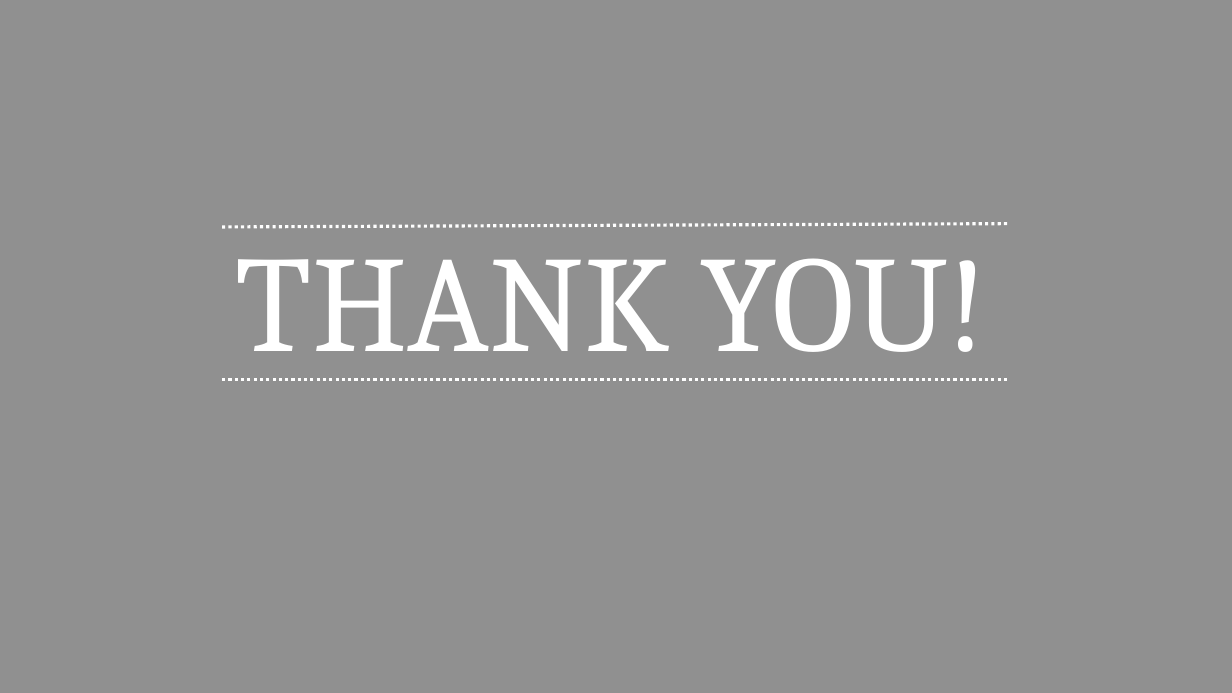
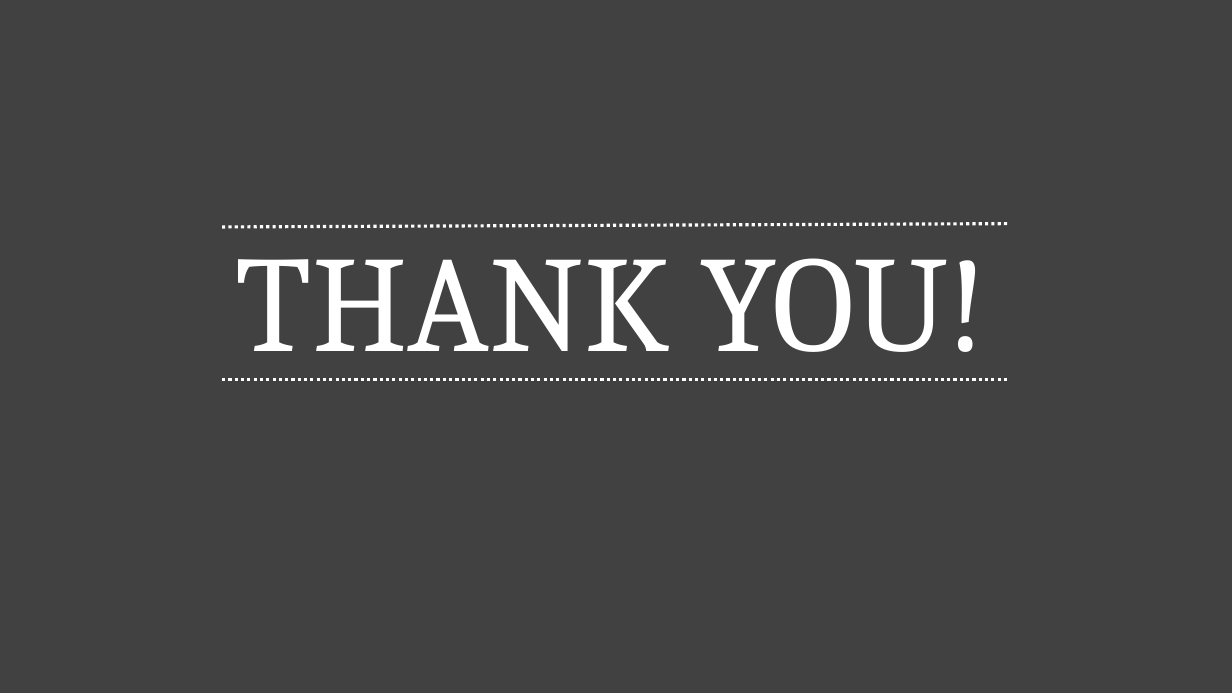
Before and after one commit to gkalidas/project_quiz_app, a slide deck: slide 18 of quizapp.pptx (slide 14 before the commit). Drawn at 1232x693 pixels with LibreOffice and Linux fonts; fonts in the diff are those of the drawing. Boxes give left, top, right and bottom in pixels: in the first picture for what was removed or moved away, otherwise in the second. Text is boxed around its words. In the diff, an @@ line names an element or a change of style, - is before the commit and + after.

```diff
--- a/quizapp.pptx
+++ b/quizapp.pptx
@@ background #414141 at 58% opacity to #414141 @@
```
Also in this commit, not shown: 2 other slides changed, 6 slides added, 2 slides removed.
